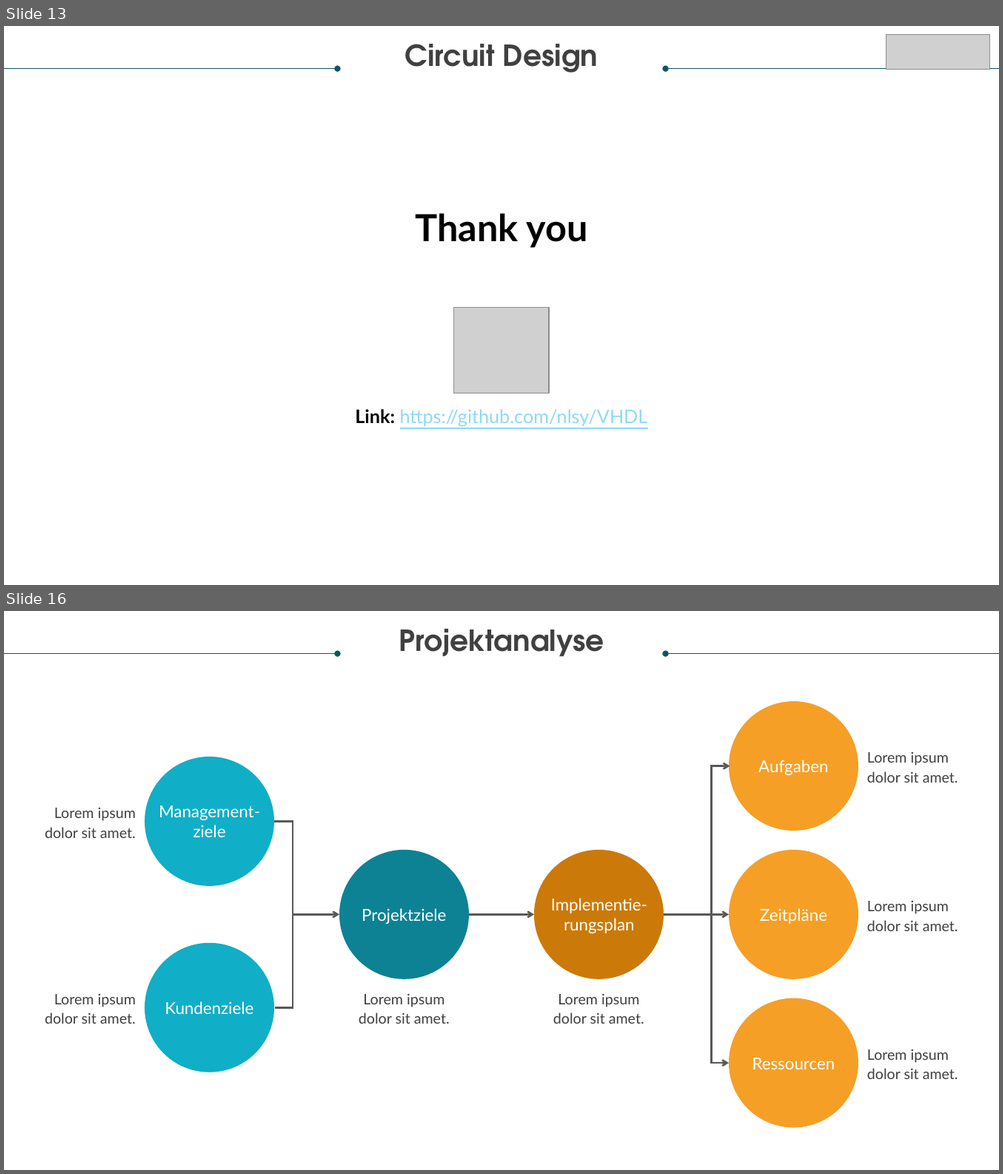
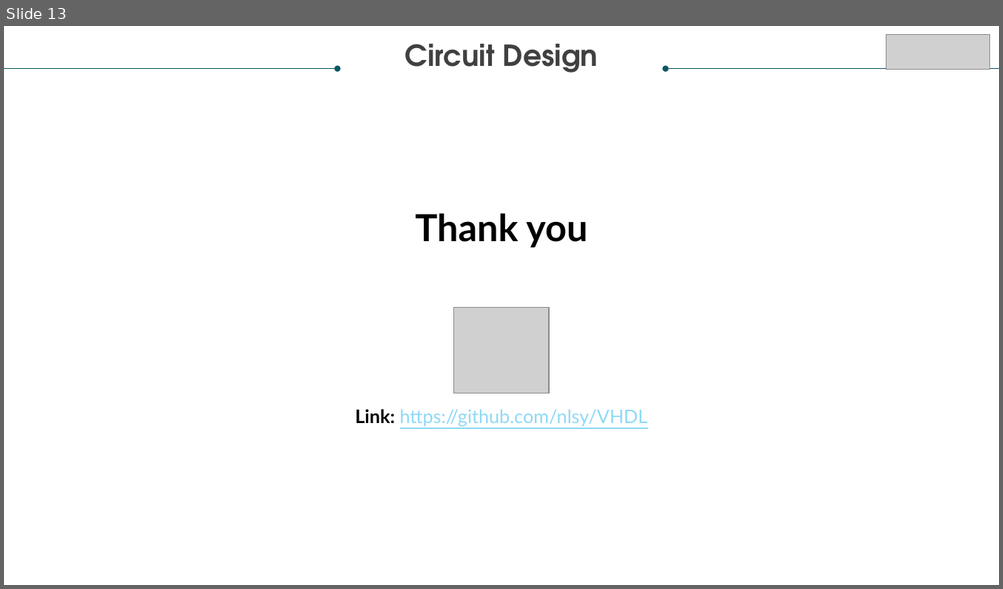
Before and after one commit to nlsy/VHDL, a slide deck: PITCH/VHDLPresentation.pptx. Shown one above the other, each under a label of ours: slides 13 and 16 before the commit, slide 13 after it; the slides between them are not shown. The pictures are 1003x1174 and 1003x589 pixels, drawn with LibreOffice and Linux fonts; fonts in the diff are those of the drawing; grey boxes stand for pictures. Boxes give left, top, right and bottom in pixels: in the first picture for what was removed or moved away, otherwise in the second. Text is boxed around its words. In the diff, an @@ line names an element or a change of style, - is before the commit and + after.

```diff
--- a/PITCH/VHDLPresentation.pptx
+++ b/PITCH/VHDLPresentation.pptx
@@ slide 16 removed at (4,611,999,1170), background #FFFFFF @@
@@ text removed at (399,629,604,657) @@
-Projektanalyse
@@ arrow removed from (4, 653) to (338, 653) @@
@@ arrow removed from (999, 653) to (665, 653) @@
@@ ellipse removed at (728,701,858,831) @@
@@ ellipse removed at (145,757,274,886) @@
@@ text removed at (758,760,828,775) @@
-Aufgaben
@@ text removed at (867,752,958,783) @@
-Lorem ipsum dolor sit amet.
@@ elbow double arrow removed from (730, 766) to (728, 1063) @@
@@ text removed at (45,808,136,838) @@
-Lorem ipsum dolor sit amet.
@@ text removed at (159,806,260,837) @@
-Management-ziele
@@ elbow line removed from (274, 821) to (275, 1008) @@
@@ ellipse removed at (339,850,469,980) @@
@@ ellipse removed at (534,850,663,980) @@
@@ ellipse removed at (728,850,858,980) @@
@@ text removed at (551,898,647,934) @@
-Implementie-rungsplan
@@ arrow removed from (293, 914) to (339, 914) @@
@@ text removed at (361,908,446,924) @@
-Projektziele
@@ arrow removed from (469, 914) to (534, 914) @@
@@ arrow removed from (663, 914) to (728, 914) @@
@@ text removed at (760,908,827,924) @@
-Zeitpläne
@@ text removed at (867,901,958,931) @@
-Lorem ipsum dolor sit amet.
@@ ellipse removed at (145,943,274,1073) @@
@@ text removed at (45,994,136,1024) @@
-Lorem ipsum dolor sit amet.
@@ text removed at (165,1002,253,1014) @@
-Kundenziele
@@ text removed at (358,994,449,1024) @@
-Lorem ipsum dolor sit amet.
@@ text removed at (553,994,644,1024) @@
-Lorem ipsum dolor sit amet.
@@ ellipse removed at (728,998,858,1128) @@
@@ text removed at (867,1050,958,1079) @@
-Lorem ipsum dolor sit amet.
@@ text removed at (752,1058,835,1070) @@
-Ressourcen
```
Also in this commit, not shown: 8 other slides removed, 2 other files.
